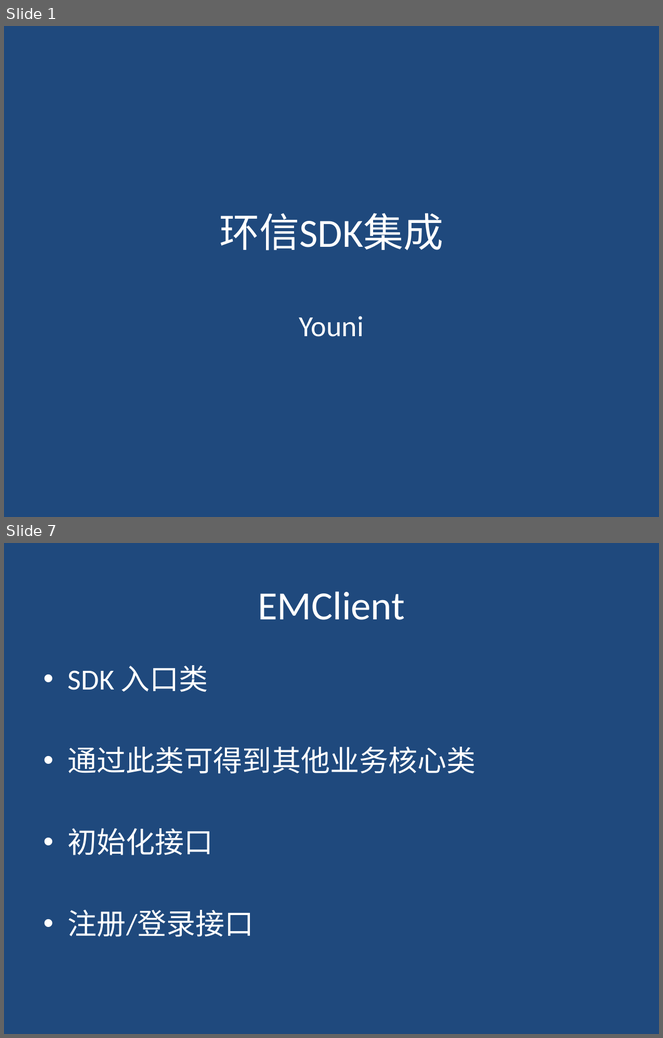
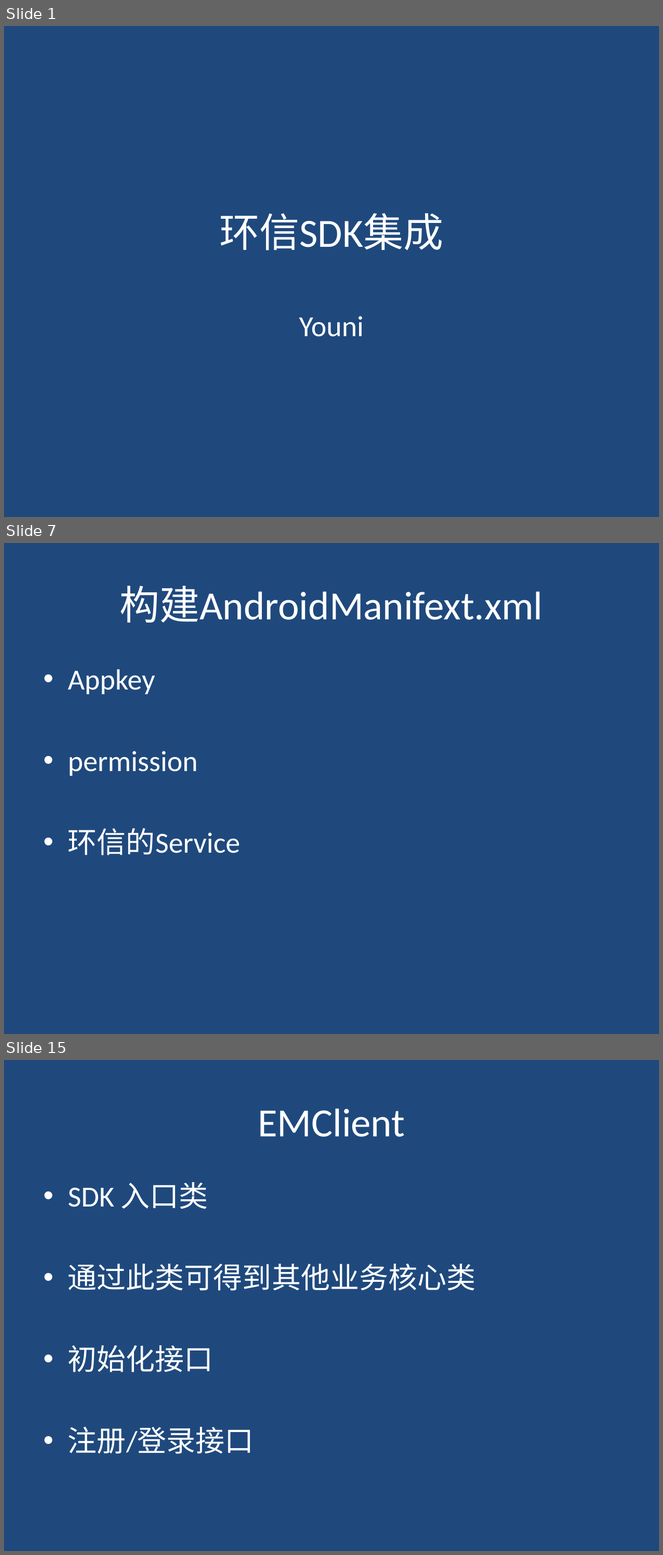
Before and after one commit to youniworld/easemobintegration, a slide deck: easemob_sdk_integration.pptx. Shown one above the other, each under a label of ours: slides 1 and 7 before the commit, slides 1, 7 and 15 after it; the slides between them are not shown. The pictures are 663x1038 and 663x1555 pixels, drawn with LibreOffice and Linux fonts; fonts in the diff are those of the drawing. Boxes give left, top, right and bottom in pixels: in the first picture for what was removed or moved away, otherwise in the second. Text is boxed around its words. In the diff, an @@ line names an element or a change of style, - is before the commit and + after.

```diff
--- a/easemob_sdk_integration.pptx
+++ b/easemob_sdk_integration.pptx
@@ slide 7 added at box(4, 543, 659, 1034), background #1F497D @@
@@ title added at box(119, 586, 543, 623), 44 pt, text #FFFFFF @@
+构建AndroidManifext.xml
@@ text added at box(68, 669, 240, 856), 32 pt, text #FFFFFF @@
+• Appkey
+• permission
+• 环信的Service
@@ what was slide 7 is now slide 15 @@
```
Also in this commit, not shown: 4 slides changed, 8 other slides added, 1 slide removed, 11 other files.
